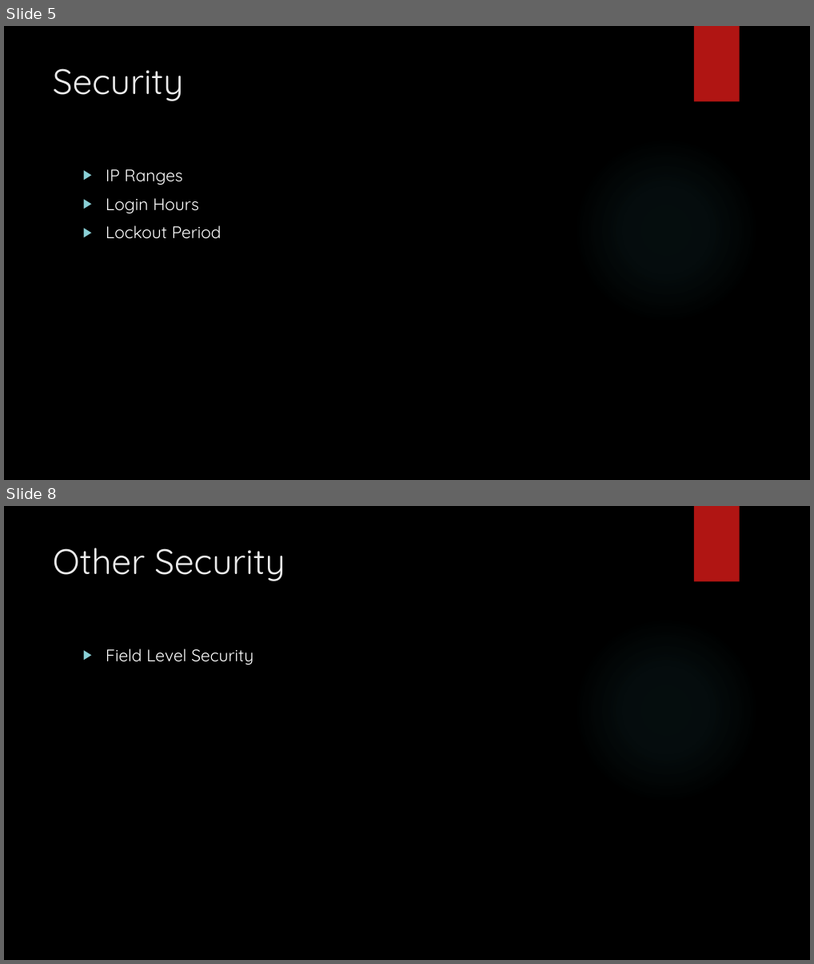
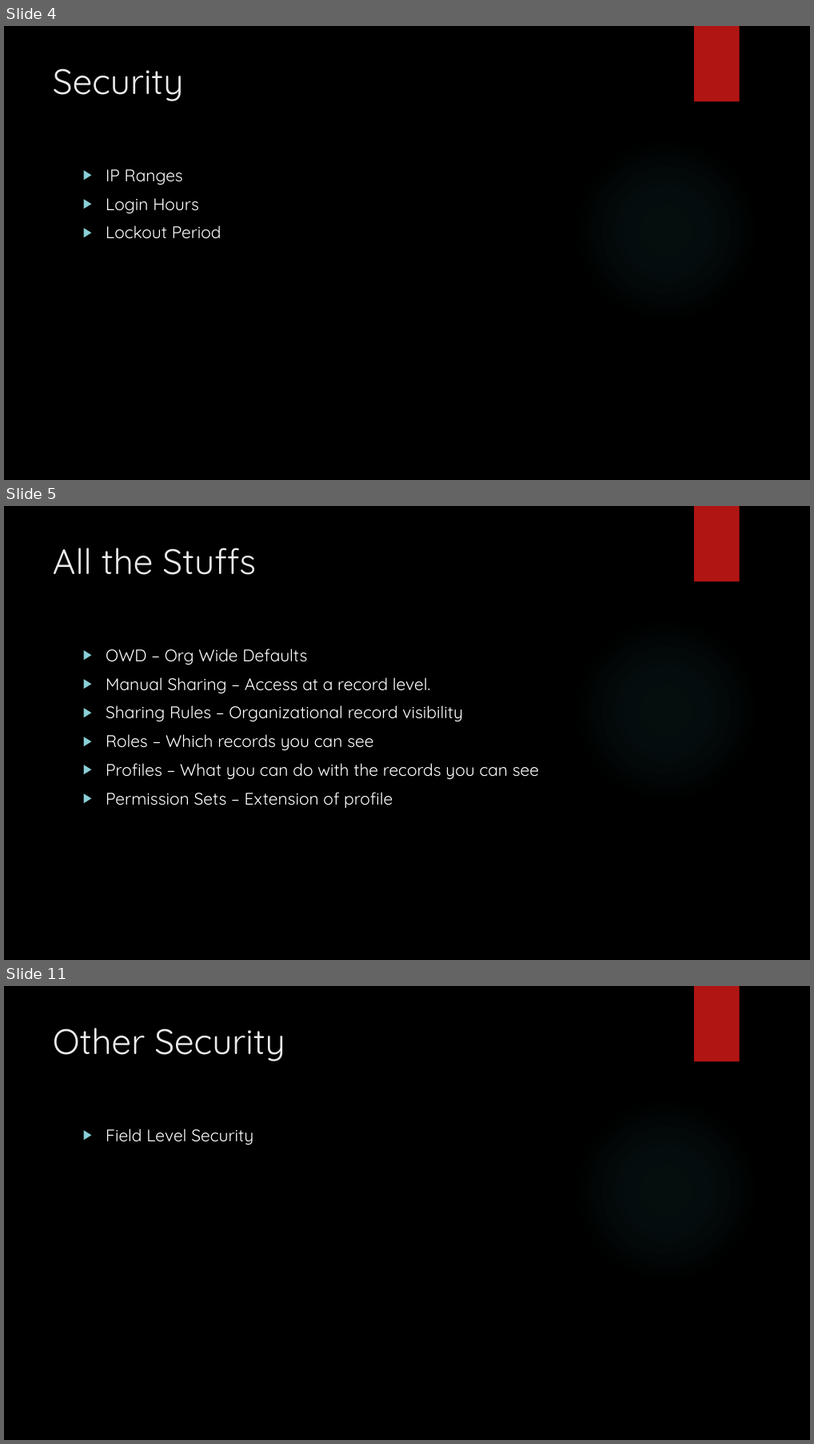
Before and after one commit to ChristianLinenko/Salesforce101, a slide deck: Week 2/Lecture - Week 2.pptx. Shown one above the other, each under a label of ours: slides 5 and 8 before the commit, slides 4, 5 and 11 after it; the slides between them are not shown. The pictures are 814x964 and 814x1444 pixels, drawn with LibreOffice and Linux fonts; fonts in the diff are those of the drawing; background and template pictures are left out. Boxes give left, top, right and bottom in pixels: in the first picture for what was removed or moved away, otherwise in the second. Text is boxed around its words. In the diff, an @@ line names an element or a change of style, - is before the commit and + after.

```diff
--- a/Week 2/Lecture - Week 2.pptx
+++ b/Week 2/Lecture - Week 2.pptx
@@ slide 5 added at <box>4,506,810,960</box>, background picture (left out); not listed: 2 template elements that a slide beside it also shows @@
@@ title added at <box>53,548,256,575</box>, 42 pt, text #EBEBEB @@
+All the Stuffs
@@ text added at <box>106,648,539,808</box>, 20 pt, text #FFFFFF @@
+▶ OWD – Org Wide Defaults
+▶ Manual Sharing – Access at a record level.
+▶ Sharing Rules – Organizational record visibility
+▶ Roles – Which records you can see
+▶ Profiles – What you can do with the records you can see
+▶ Permission Sets – Extension of profile
@@ what was slide 5 is now slide 4 @@
@@ what was slide 8 is now slide 11 @@
```
Also in this commit, not shown: 3 slides changed, 3 other slides added.
